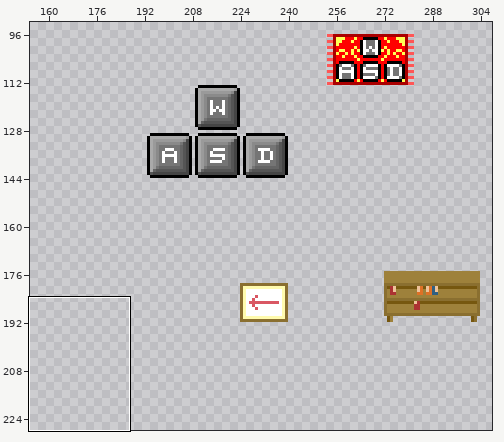
Edited in one commit: pixel-art file (BITA-2 Projekt/Assets/textures/leo/möbel/möbel.aseprite). The first picture is a wide view before the edit; the outline marks the close-up.
Close-up. Earlier state:
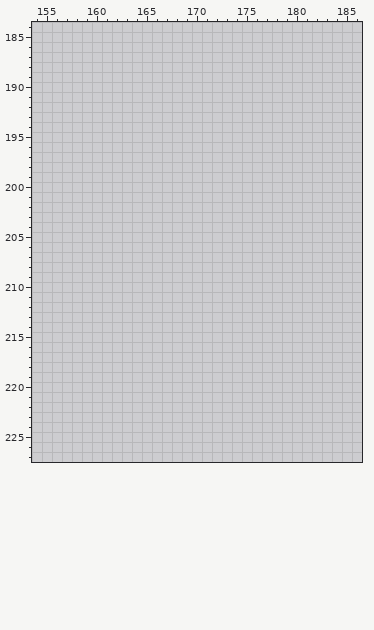
482x404 pixels, 1 frame. Shown: x 154..186, y 184..227. The wide view leaves out empty margins.
The result:
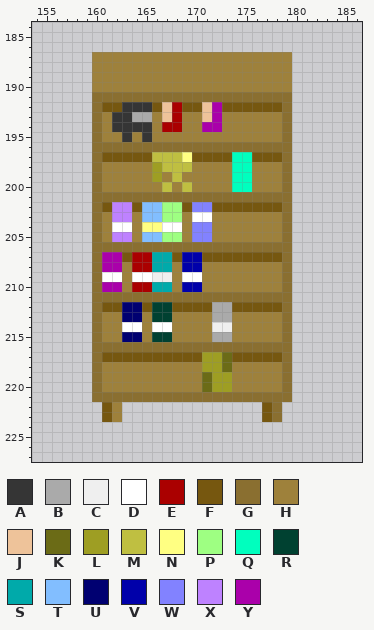
Palette (. is transparent): A #353535  B #aaaaaa  C #efefef  D #ffffff  E #aa0000  F #76570f  G #8a6f30  H #9e813b  J #eec39a  K #6b6b16  L #9e9e23  M #bfbf41  N #ffff82  P #9eff82  Q #00ffbe  R #004131  S #00aaaa  T #82beff  U #000071  V #0000aa  W #8282ff  X #be82ff  Y #aa00aa
What changed:
Changed rows in their new state; - is an unchanged pixel.
first column x 160:
187 HHHHHHHHHHHHHHHHHHHH
188 HHHHHHHHHHHHHHHHHHHH
189 HHHHHHHHHHHHHHHHHHHH
190 HHHHHHHHHHHHHHHHHHHH
191 GGGGGGGGGGGGGGGGGGGG
192 GFFAAAFJEFFJYFFFFFFG
193 GHAABBHJEHHJYHHHHHHG
194 GHAAAAHEEHHYYHHHHHHG
195 GHHAHAHHHHHHHHHHHHHG
196 GGGGGGGGGGGGGGGGGGGG
197 GFFFFFMMMNFFFFQQFFFG
198 GHHHHHLMMMHHHHQQHHHG
199 GHHHHHLHMHHHHHQQHHHG
200 GHHHHHHMHMHHHHQQHHHG
201 GGGGGGGGGGGGGGGGGGGG
202 GFXXFTTPPFWWFFFFFFFG
203 GHXXHTTPPHDDHHHHHHHG
204 GHDDHNNDDHWWHHHHHHHG
205 GHXXHTTPPHWWHHHHHHHG
206 GGGGGGGGGGGGGGGGGGGG
207 GYYFEESSFVVFFFFFFFFG
208 GYYHEESSHVVHHHHHHHHG
209 GDDHDDCCHDDHHHHHHHHG
210 GYYHEESSHVVHHHHHHHHG
211 GGGGGGGGGGGGGGGGGGGG
212 GFFUUFRRFFFFBBFFFFFG
213 GHHUUHRRHHHHBBHHHHHG
214 GHHDDHDDHHHHCCHHHHHG
215 GHHUUHRRHHHHBBHHHHHG
216 GGGGGGGGGGGGGGGGGGGG
217 GFFFFFFFFFFLLKFFFFFG
218 GHHHHHHHHHHLLKHHHHHG
219 GHHHHHHHHHHKLLHHHHHG
220 GHHHHHHHHHHKLLHHHHHG
221 GGGGGGGGGGGGGGGGGGGG
222 -FH--------------FG-
223 -FH--------------FG-
